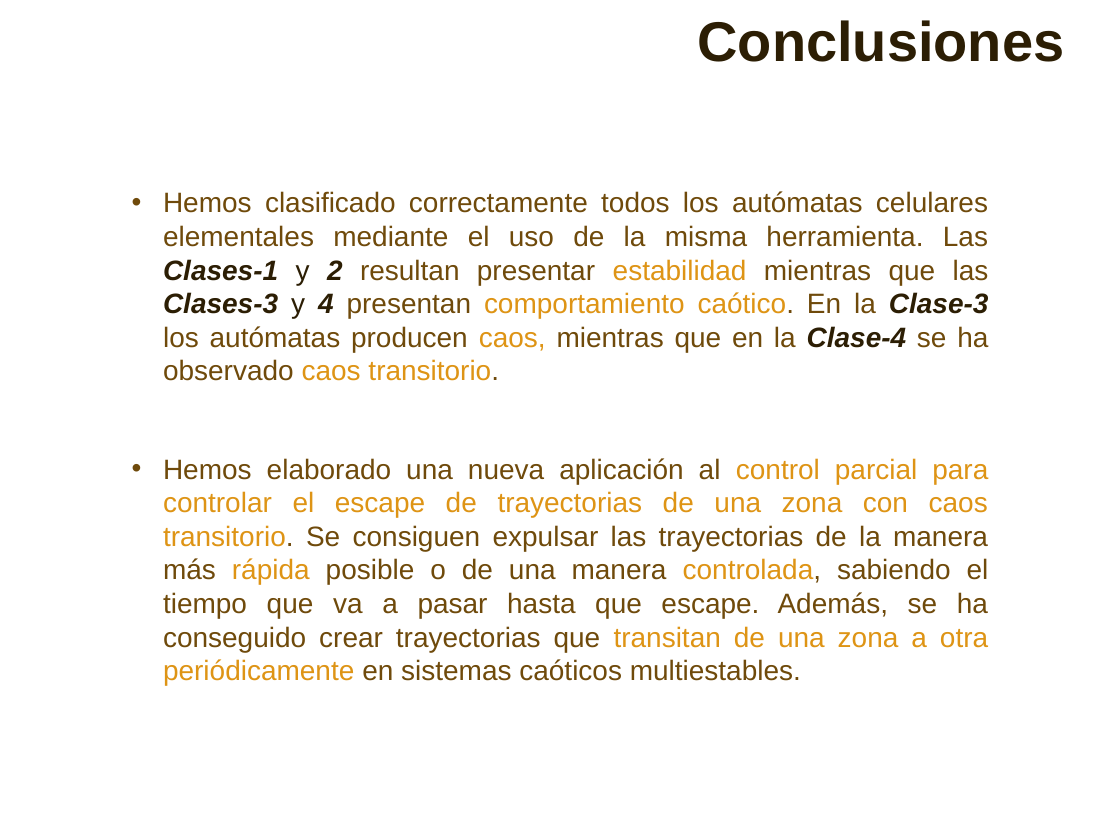
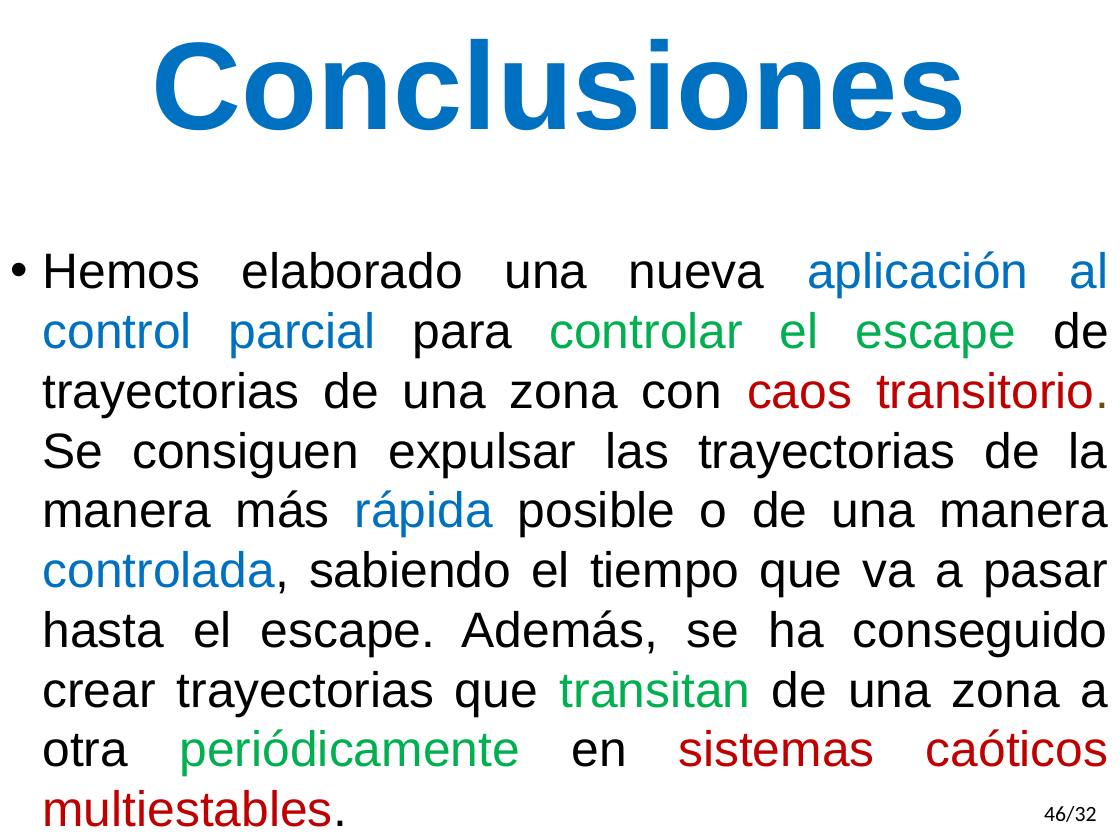
Before and after one commit to gasparalfaro/Tesis-Tesis, a slide deck: slide 47 of Presentacion/Thesis Presentation Gaspar Alfaro.pptx (slide 34 before the commit). Drawn at 1120x840 pixels with LibreOffice and Linux fonts; fonts in the diff are those of the drawing. Boxes give left, top, right and bottom in pixels: in the first picture for what was removed or moved away, otherwise in the second. Text is boxed around its words. In the diff, an @@ line names an element or a change of style, - is before the commit and + after.

```diff
--- a/Presentacion/Thesis Presentation Gaspar Alfaro.pptx
+++ b/Presentacion/Thesis Presentation Gaspar Alfaro.pptx
@@ text "Conclusiones" at bbox=[152, 38, 967, 131]: size 36 to 80 pt, text colour #2C1E04 to #0070C0; alignment right to centre @@
@@ text removed at bbox=[163, 191, 989, 381] @@
-• Hemos clasificado correctamente todos los autómatas celulares elementales mediante el uso de la misma herramienta. Las Clases-1 y 2 resultan presentar estabilidad mientras que las Clases-3 y 4 presentan comportamiento caótico. En la Clase-3 los autómatas producen caos, mientras que en la Clase-4 se ha observado caos transitorio.
@@ text at bbox=[42, 251, 1109, 777]: text changed; size 18 to 32 pt; text colour #6F4A0B to #000000 @@
-• Hemos elaborado una nueva aplicación al control parcial para controlar el escape de trayectorias de una zona con caos transitorio. Se consiguen expulsar las trayectorias de la manera más rápida posible o de una manera controlada, sabiendo el tiempo que va a pasar hasta que escape. Además, se ha conseguido crear trayectorias que transitan de una zona a otra periódicamente en sistemas caóticos multiestables.
+• Hemos elaborado una nueva aplicación al control parcial para controlar el escape de trayectorias de una zona con caos transitorio. Se consiguen expulsar las trayectorias de la manera más rápida posible o de una manera controlada, sabiendo el tiempo que va a pasar hasta el escape. Además, se ha conseguido crear trayectorias que transitan de una zona a otra periódicamente en sistemas caóticos multiestables.
@@ page number added at bbox=[1044, 806, 1097, 822], 14 pt, text #000000 @@
+46/32
```
Also in this commit, not shown: 34 other slides changed, 23 slides added, 6 slides removed.
